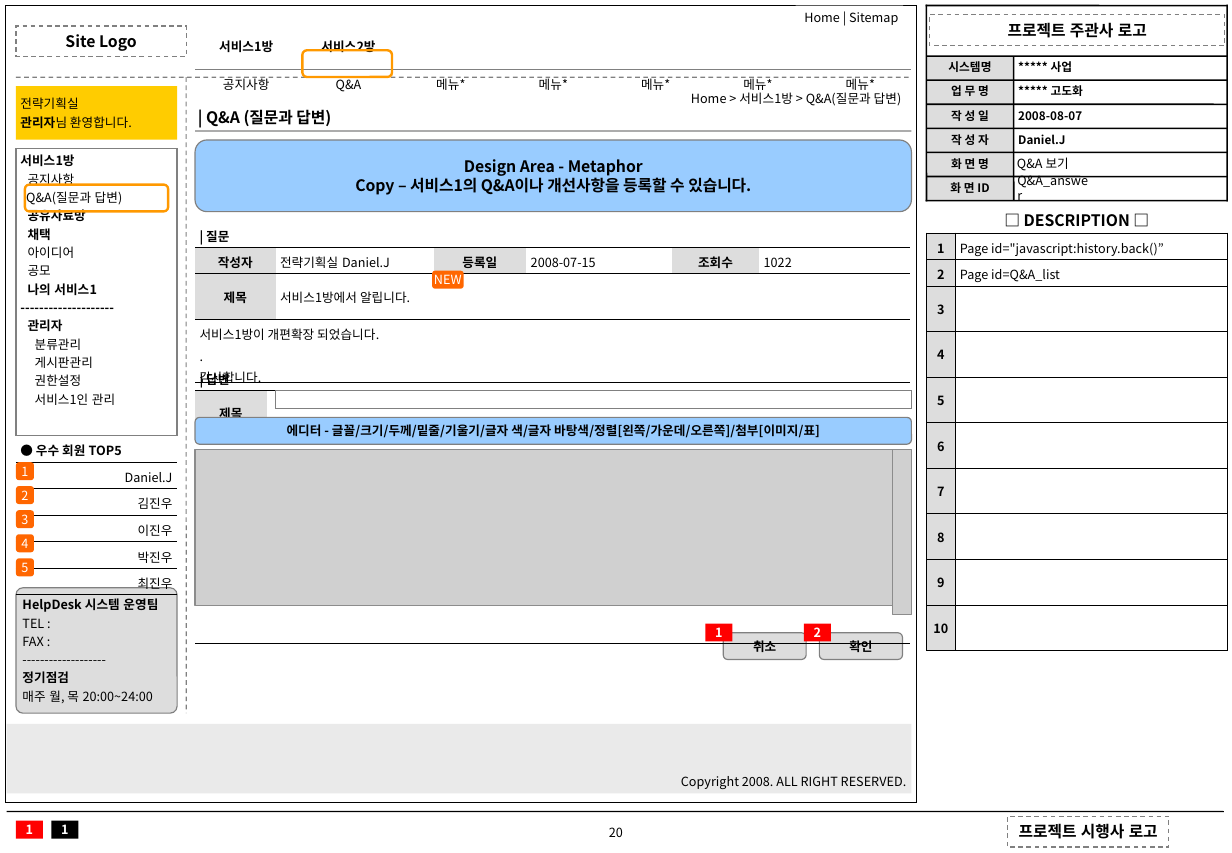
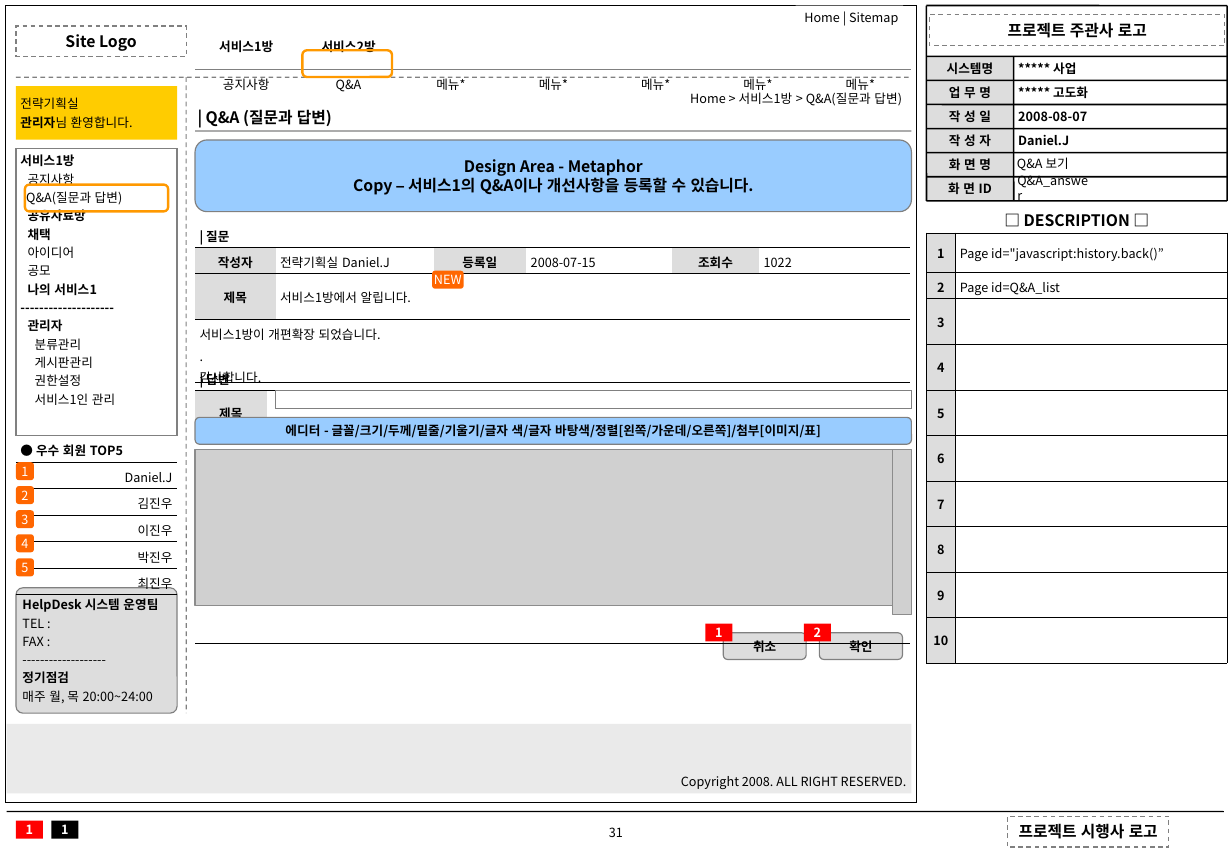
Before and after one commit to dahee2462/camping_community, a slide deck: slide 31 of 03.화면설계문서/04.설계문서/ex)화면설계서_v1.0.ppt (slide 20 before the commit). Drawn at 1232x853 pixels with LibreOffice and Linux fonts; fonts in the diff are those of the drawing; grey boxes stand for pictures. Boxes give left, top, right and bottom in pixels: in the first picture for what was removed or moved away, otherwise in the second. Text is boxed around its words. In the diff, an @@ line names an element or a change of style, - is before the commit and + after.

```diff
--- a/03.화면설계문서/04.설계문서/ex)화면설계서_v1.0.ppt
+++ b/03.화면설계문서/04.설계문서/ex)화면설계서_v1.0.ppt
@@ size 7.4 to 8 pt; line spacing 0.9 to 1 in 10 elements at (926,176,1014,200), (949,158,991,170), (1053,62,1076,74), (926,56,1014,80), (1018,111,1087,121), (949,110,991,122), (1018,135,1069,145), (949,134,991,146), (1053,86,1088,98), (949,86,991,98) @@
@@ text in rounded rectangle at (353,175,754,195): font Noto Sans CJK KR to Arial in "–" @@
@@ table: place and size @@
-table at (926,202,1227,637)
+table at (926,202,1227,649)
@@ page number removed at (609,827,623,837) @@
-20
@@ page number added at (609,827,623,837), 8 pt, text #000000 @@
+31
```
Also in this commit, not shown: 25 other slides changed, 11 slides added, 8 other files.
